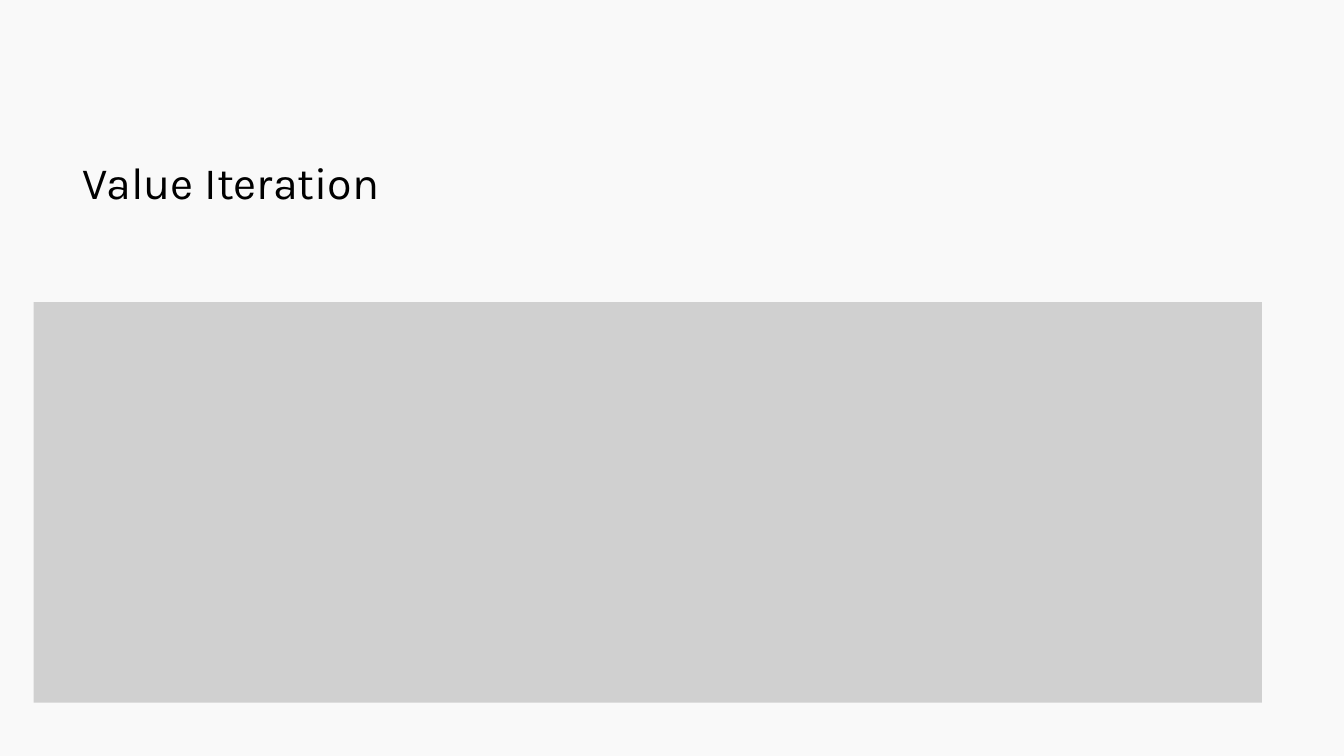
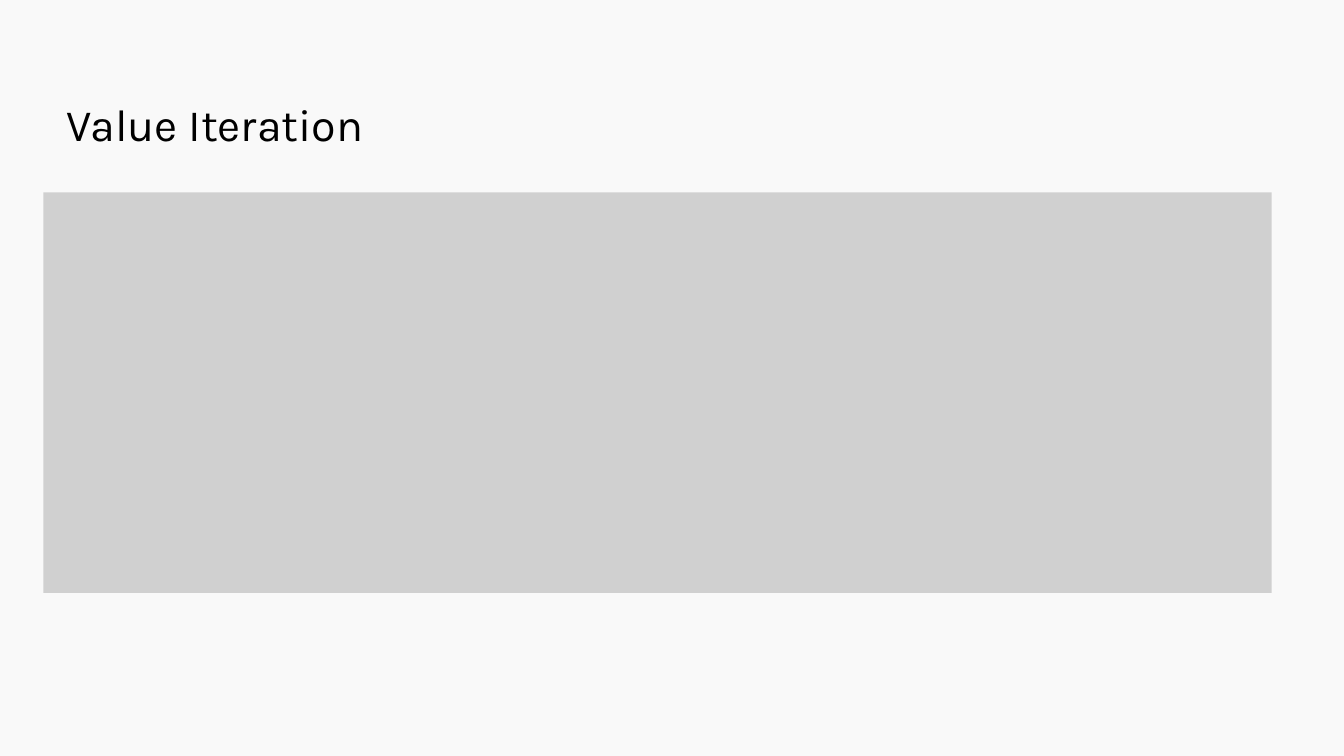
Before and after one commit to Harvard-IACS/2019-CS109B, a slide deck: slide 48 of content/lectures/lecture14/presentation/cs109b_lecture14_RL.pptx (slide 47 before the commit). Drawn at 1344x756 pixels with LibreOffice and Linux fonts; fonts in the diff are those of the drawing; grey boxes stand for pictures. Boxes give left, top, right and bottom in pixels: in the first picture for what was removed or moved away, otherwise in the second. Text is boxed around its words. In the diff, an @@ line names an element or a change of style, - is before the commit and + after.

```diff
--- a/content/lectures/lecture14/presentation/cs109b_lecture14_RL.pptx
+++ b/content/lectures/lecture14/presentation/cs109b_lecture14_RL.pptx
@@ title "Value Iteration": place and size @@
-title "Value Iteration" at (83, 168, 379, 200)
+title "Value Iteration" at (67, 110, 363, 142)
@@ picture: place and size @@
-picture at (34, 302, 1262, 703)
+picture at (43, 192, 1271, 593)
```
Also in this commit, not shown: 4 other slides changed, 8 slides added, 2 slides removed, 1 other file.
